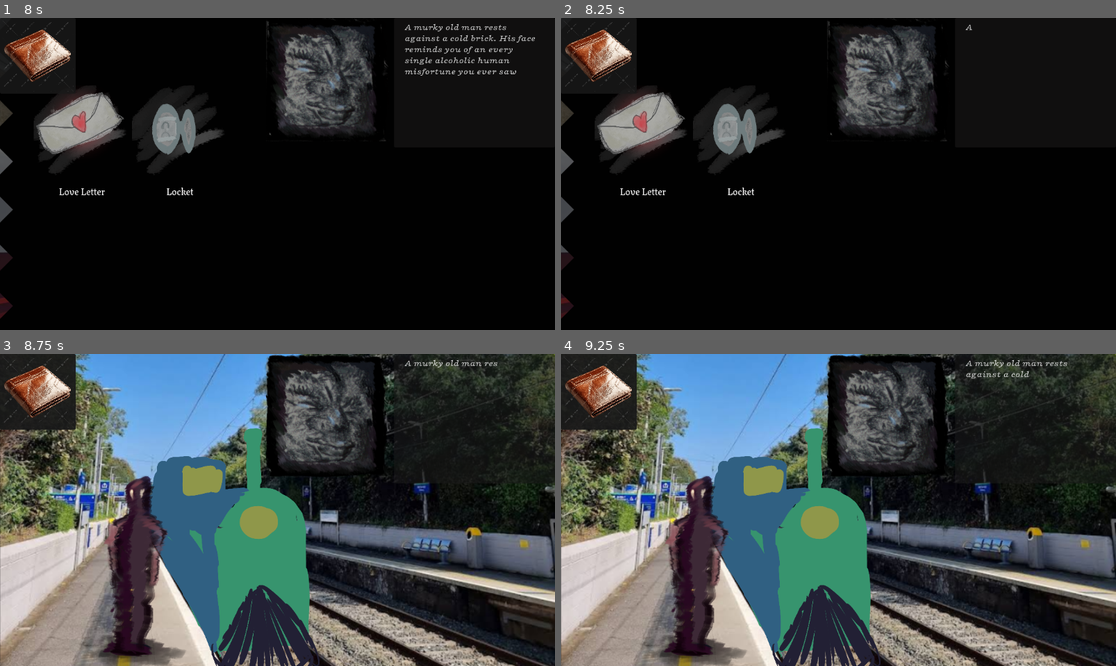
Above: before the commit, frames 1-4 (two rows, left to right).
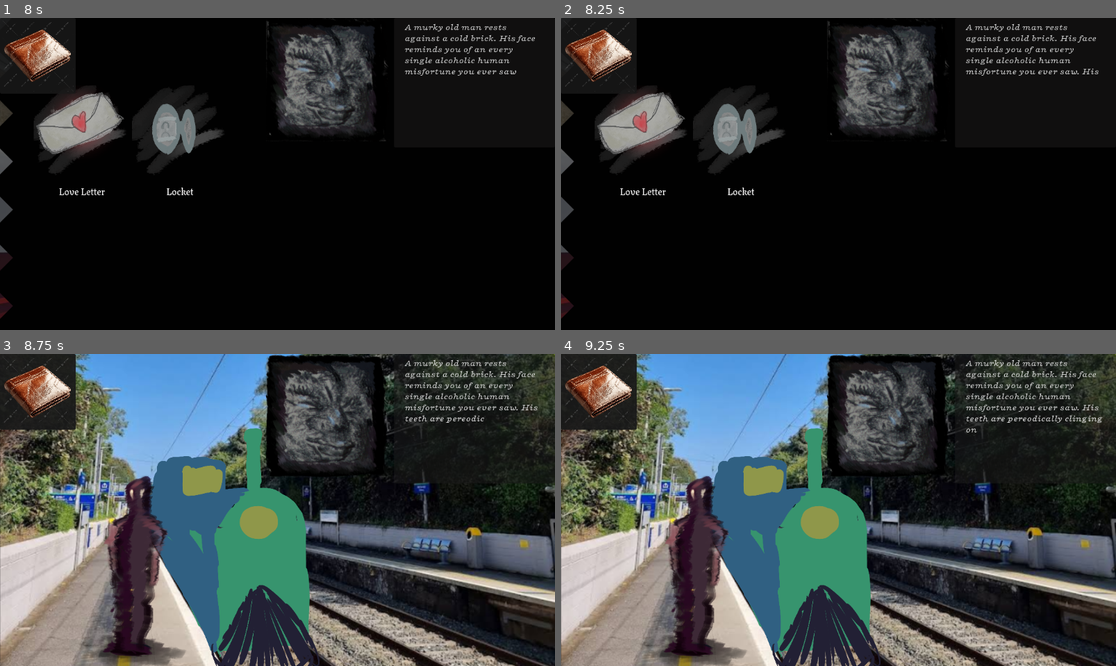
Above: after the commit, the same moments.

Repository: JCoMcL/ld59
Game: Godot game, scene res://root.tscn
Same seed, same stepped clock (60 frames per second), same inputs: the game is played once before the commit and once after it.
Inputs (mouse positions are in pixels of both pictures, inside the frame that each line leads up to):
- Up to frame 1 (8 s): click (38, 55) at 0.5 s; click (38, 55) at 1.25 s; click (38, 55) at 2 s; tap Enter at 2.75 s; move the mouse to (72, 227) at 2.77 s; click (72, 227) at 2.92 s; tap Space at 3.5 s; move the mouse to (222, 211) at 3.52 s; click (222, 211) at 3.67 s; move the mouse to (138, 248) at 4.27 s; click (138, 248) at 4.42 s; click (38, 55) at 5.02 s; click (38, 55) at 5.77 s; click (38, 55) at 6.52 s; move the mouse to (249, 236) at 7.27 s; click (249, 236) at 7.42 s
- Up to frame 2 (8.25 s): move the mouse to (1005, 220) at 8.02 s; click (1005, 220) at 8.17 s
- Up to frame 3 (8.75 s): no input
- Up to frame 4 (9.25 s): move the mouse to (672, 463) at 8.77 s; click (672, 463) at 8.92 s

Frame 1 is identical in both runs. In frame 2, 0.8% of the frame differs, in the area x 72-97%, y 1-19%; in frame 3, 0.8%; in frame 4, 0.8%.

Commit message:
add autoscroll

Diff:
--- /dev/null
+++ b/ui/autoscroll.gd
@@ -0,0 +1,21 @@
+extends ScrollContainer
+
+@export var auto_disable = true
+@export var autoscroll_enabled = false
+@export var scroll_speed = 12.0
+
+# Called when the node enters the scene tree for the first time.
+func _ready() -> void:
+	pass # Replace with function body.
+
+
+# Called every frame. 'delta' is the elapsed time since the previous frame.
+func _process(delta: float) -> void:
+	if autoscroll_enabled:
+		var prev_scroll = scroll_vertical
+		var scroll_amount = ceil(scroll_speed * delta)
+		scroll_vertical += scroll_amount
+		print("prev: %d, curr: %d, expected %d" % [prev_scroll, scroll_vertical, prev_scroll+scroll_amount])
+		if auto_disable and scroll_vertical < (prev_scroll + scroll_amount):
+
+			autoscroll_enabled = false
--- a/ui/dialogue_area.tscn
+++ b/ui/dialogue_area.tscn
@@ -1,6 +1,7 @@
 [gd_scene format=3 uid="uid://cpi2hvhc0scgm"]
 
 [ext_resource type="Script" uid="uid://dmhx5kuub02rp" path="res://ui/dialogue_panel.gd" id="1_nn4bx"]
+[ext_resource type="Script" uid="uid://cacoku6yyj3xt" path="res://ui/autoscroll.gd" id="2_xd27b"]
 
 [node name="DialogueArea" type="Control" unique_id=83460316]
 visible = false
@@ -9,15 +10,14 @@
 anchor_left = 1.0
 anchor_right = 1.0
 anchor_bottom = 1.0
-offset_left = -676.2
-offset_right = -359.0
+offset_left = -675.6
+offset_right = -358.0
 grow_horizontal = 0
 grow_vertical = 2
 size_flags_vertical = 3
 mouse_filter = 2
 script = ExtResource("1_nn4bx")
 width = 334
-speaker_color = null
 
 [node name="ScrollContainer" type="ScrollContainer" parent="." unique_id=1693824672]
 layout_mode = 1
@@ -26,7 +26,11 @@
 anchor_bottom = 1.0
 grow_horizontal = 2
 grow_vertical = 2
-mouse_filter = 2
+focus_mode = 2
+script = ExtResource("2_xd27b")
+auto_disable = false
+autoscroll_enabled = true
+scroll_speed = 250.0
 
 [node name="VBoxContainer" type="VBoxContainer" parent="ScrollContainer" unique_id=2077966980]
 layout_mode = 2
--- a/ui/dialogue_panel.gd
+++ b/ui/dialogue_panel.gd
@@ -33,17 +33,21 @@
 const descbox_scn = preload("res://ui/textbox_description.tscn")
 const questionbox_scn = preload("res://ui/textbox_question.tscn")
 
+func add_to_timeline(n:Control):
+	timeline.add_child(n)
+	$ScrollContainer.autoscroll_enabled = true
+
 func add_box(s:String, scn:PackedScene=textbox_scn) -> TextBox:
 	visible = true
 	var tbox = scn.instantiate()
-	timeline.add_child(tbox)
+	add_to_timeline(tbox)
 	tbox.text = s
 	return tbox
 
 func add_button(id, s:String) -> Button:
 	var btn = button_scn.instantiate()
 	btn.text = s
-	timeline.add_child(btn)
+	add_to_timeline(btn)
 	btn.pressed.connect(_on_answer_pressed.emit.bind(id),CONNECT_ONE_SHOT)
 	return btn
 
@@ -56,10 +60,10 @@
 
 func add_question_box(answers:Dictionary, scn:PackedScene=questionbox_scn) -> String:
 	var qbox = scn.instantiate()
-	timeline.add_child(qbox)
+	add_to_timeline(qbox)
 	var vbox = qbox.get_node("VBoxContainer")
 	for a in answers.keys():
-		var answer = add_button(a, answers[a])
+		add_button(a, answers[a])
 		vbox.reparent(qbox)
 
 	return await _on_answer_pressed
Not shown, added: ui/autoscroll.gd.uid
